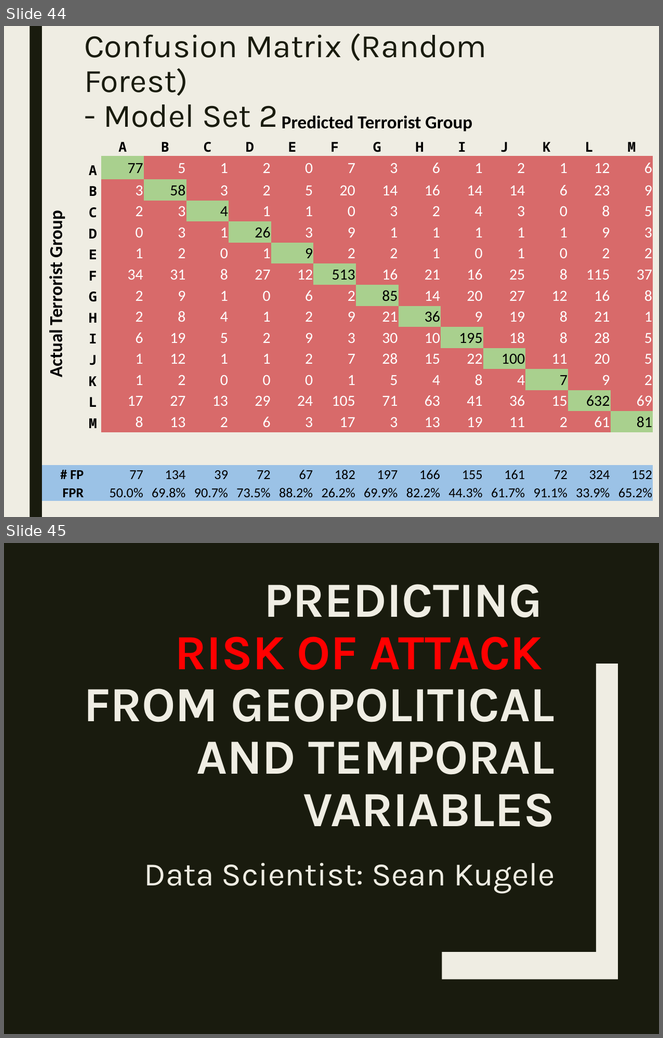
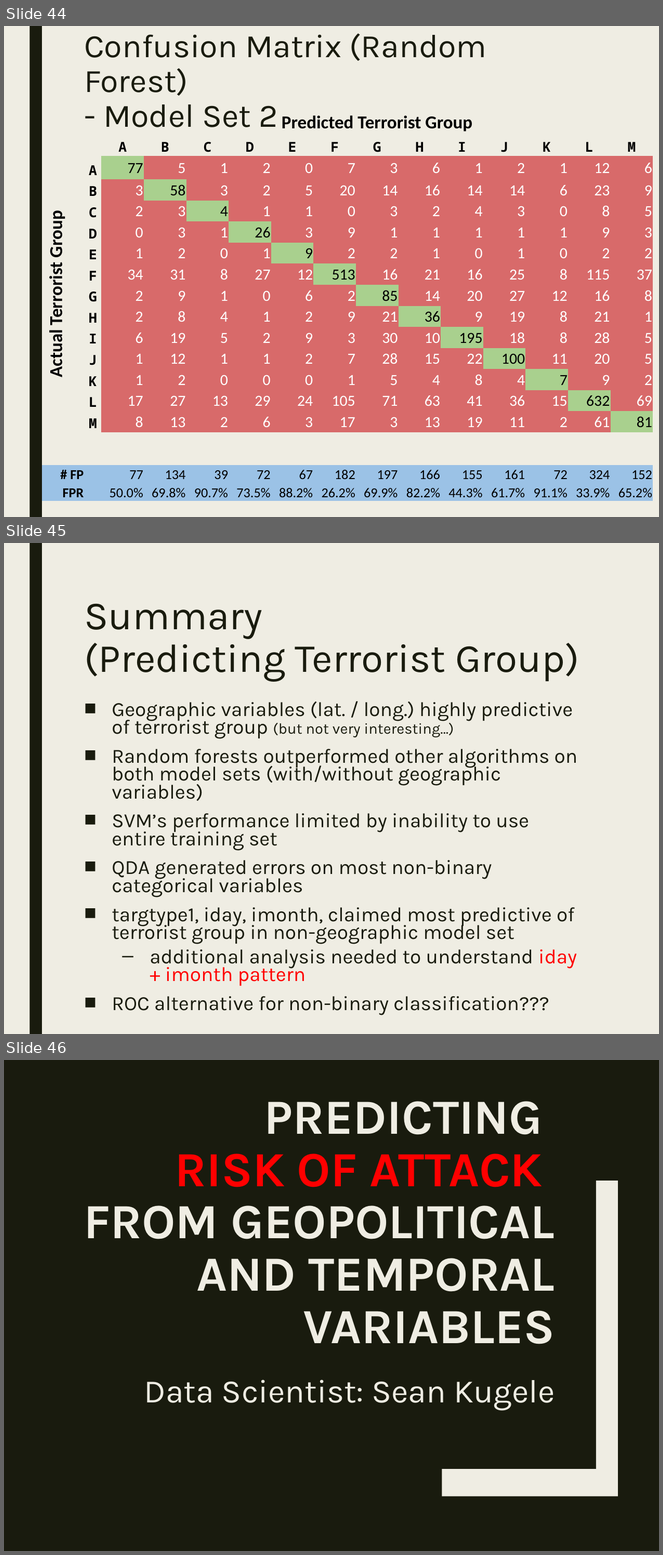
Before and after one commit to stats-learning-fall2019/final-project, a slide deck: presentation/gtdb-final-presentation.pptx. Shown one above the other, each under a label of ours: slides 44 and 45 before the commit, slides 44, 45 and 46 after it. The pictures are 663x1038 and 663x1555 pixels, drawn with LibreOffice and Linux fonts; fonts in the diff are those of the drawing. Boxes give left, top, right and bottom in pixels: in the first picture for what was removed or moved away, otherwise in the second. Text is boxed around its words. In the diff, an @@ line names an element or a change of style, - is before the commit and + after.

Commit message:
Add summary slides for Sean's q1/q2

```diff
--- a/presentation/gtdb-final-presentation.pptx
+++ b/presentation/gtdb-final-presentation.pptx
@@ slide 45 added at <box>4,543,659,1034</box>, background #EFEDE3; not listed: 1 template element that a slide beside it also shows @@
@@ title added at <box>84,604,579,681</box>, 44 pt, text #191B0E @@
+Summary
+(Predicting Terrorist Group)
@@ text added at <box>112,702,578,1016</box>, 22.2 pt, text #191B0E @@
+■ Geographic variables (lat. / long.) highly predictive of terrorist group (but not very interesting…)
+■ Random forests outperformed other algorithms on both model sets (with/without geographic variables)
+■ SVM’s performance limited by inability to use entire training set
+■ QDA generated errors on most non-binary categorical variables
+■ targtype1, iday, imonth, claimed most predictive of terrorist group in non-geographic model set
+  – additional analysis needed to understand iday + imonth pattern
+■ ROC alternative for non-binary classification???
@@ what was slide 45 is now slide 46 @@
```
Also in this commit, not shown: 3 slides changed, 1 other slide added.
